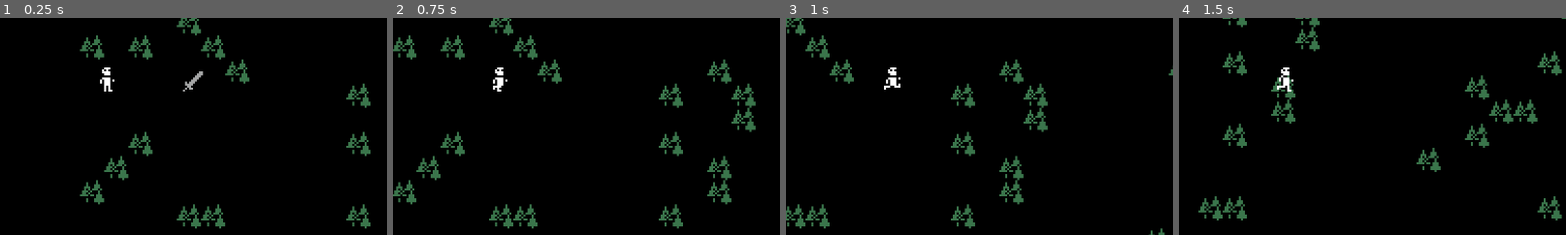
Above: before the commit, frames 1-4 (left to right).
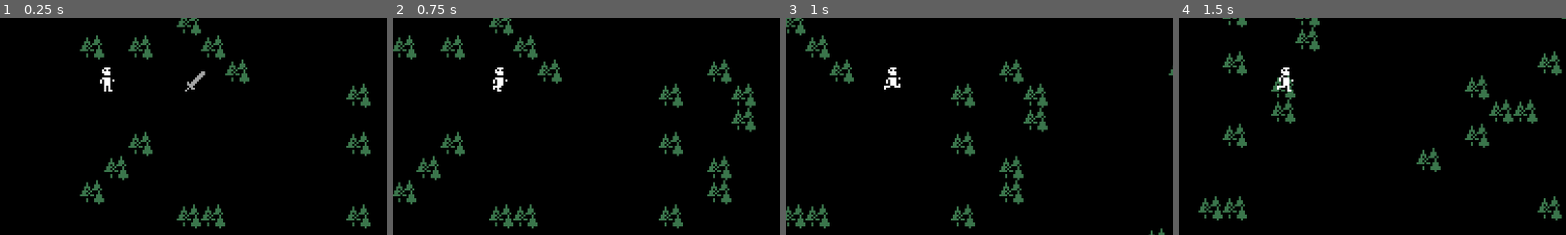
Above: after the commit, the same moments.

Repository: AchillesKastanas/Untitled-Dungeon-Crawler
Game: Godot game, scene res://scenes/Main.tscn
Two runs of this game, one before a commit and one after it. Both use one fixed random seed, a clock stepped at 60 frames per second and the inputs below.
Inputs:
- Up to frame 1 (0.25 s): no input
- Up to frame 2 (0.75 s): tap Enter at 0.5 s; hold D (move_right) from 0.53 s (still down)
- Up to frame 3 (1 s): keep holding D (move_right)
- Up to frame 4 (1.5 s): release D (move_right) at 1.28 s; hold S (move_down) from 1.28 s (still down)
The pictures show only the part of the screen within x 36-86%, y 36-86%; the shares and areas given below are measured in that part.

The runs differ from the first frame. In frame 1, 0.2% of the frame differs, in the area x 47-54%, y 24-34%; in frame 2, nothing differs; in frame 3, nothing differs; in frame 4, nothing differs.

Commit message:
Game Manager script, grouped items

Diff:
--- /dev/null
+++ b/GameManager.gd
@@ -0,0 +1,9 @@
+extends Node2D
+
+func _ready():
+	# Check if items have dropped in the group
+	var dropped_items = get_tree().get_nodes_in_group("dropped_item")
+	var player = get_node( "Player/CharacterBody2D" )
+	if dropped_items.size() > 0:
+		for dropped_item in dropped_items:
+			dropped_item.connect( "item_picked_up", player._on_item_picked_up )
--- a/scenes/Item.tscn
+++ b/scenes/Item.tscn
@@ -6,7 +6,7 @@
 [sub_resource type="CircleShape2D" id="CircleShape2D_3yb4g"]
 radius = 8.0
 
-[node name="Area2D" type="Area2D"]
+[node name="Item" type="Area2D" groups=["dropped_item"]]
 script = ExtResource("1_dmndc")
 
 [node name="Sprite2D" type="Sprite2D" parent="."]
--- a/scenes/Main.tscn
+++ b/scenes/Main.tscn
@@ -1,6 +1,7 @@
-[gd_scene load_steps=8 format=3 uid="uid://bckcbriipq73g"]
+[gd_scene load_steps=9 format=3 uid="uid://bckcbriipq73g"]
 
 [ext_resource type="Script" path="res://scripts/DungeonGenerator.gd" id="1_cah65"]
+[ext_resource type="Script" path="res://GameManager.gd" id="1_hqdpl"]
 [ext_resource type="TileSet" uid="uid://b8wu2ro5k3jhy" path="res://assets/tileset.tres" id="2_ucrl0"]
 [ext_resource type="Script" path="res://scripts/RoomGenerator.gd" id="3_g0c5g"]
 [ext_resource type="PackedScene" uid="uid://cmnnims2rix15" path="res://scenes/Player.tscn" id="4_oru1s"]
@@ -18,6 +19,7 @@
 fill_from = Vector2(0.5, 0.5)
 
 [node name="Main" type="Node2D"]
+script = ExtResource("1_hqdpl")
 
 [node name="LevelContainer" type="Node2D" parent="."]
 
@@ -37,6 +39,11 @@
 layer_1/z_index = 2
 layer_1/tile_data = PackedInt32Array()
 
+[node name="DroppedItems" type="Node2D" parent="LevelContainer"]
+
+[node name="Item" parent="LevelContainer/DroppedItems" instance=ExtResource("5_n6c0q")]
+position = Vector2(105, 59)
+
 [node name="Player" parent="." instance=ExtResource("4_oru1s")]
 position = Vector2(61, 58)
 
@@ -50,6 +57,3 @@
 enabled = false
 color = Color(0.963362, 0.889066, 0.717668, 1)
 texture = SubResource("GradientTexture2D_iomba")
-
-[node name="Area2D" parent="." instance=ExtResource("5_n6c0q")]
-position = Vector2(104, 59)
--- a/scripts/ItemBehaviour.gd
+++ b/scripts/ItemBehaviour.gd
@@ -1,4 +1,5 @@
 extends Area2D
+
 
 signal item_picked_up
 
@@ -7,5 +8,7 @@
 
 func _on_body_enterered( body: Node ):
 	if body.is_in_group( "player" ):
-		print( "the player picked up the item" )
+		print( "the item was picked up" )
+		item_picked_up.emit()
+		# Remove the item from the scene tree
 		queue_free()
--- a/scripts/PlayerController.gd
+++ b/scripts/PlayerController.gd
@@ -28,3 +28,6 @@
 func update_facing_direction():
 	if velocity.x != 0:
 		$AnimatedSprite2D.flip_h = velocity.x < 0
+
+func _on_item_picked_up():
+	print( "[Player] receieved an item" )
